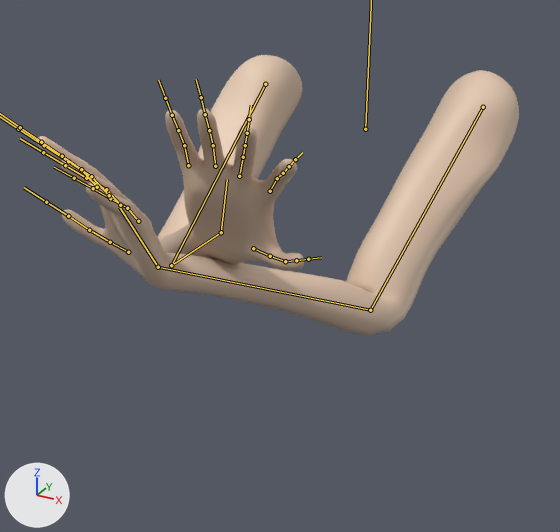
Two versions of the FBX model Progetto_SVG/Assets/Assets/Models/PlayerArms.fbx, one commit apart.
Camera for both pictures: a camera (50 mm lens) standing at (0.91, -2.21, 0.58) and looking at (-0.07, -0.42, -0.32). Every picture has the same lights, and +X, +Y and +Z are marked at lower left. Both versions are drawn at frame 65 of the action 'Armature|Shield'; the numbers are the values there. The bones that bend it are drawn over the model as lines.
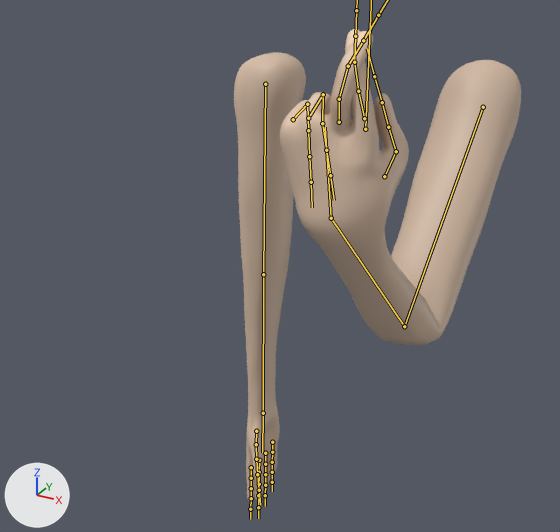
Location of each change, (x1, y1, x2, y2) in pixels of the pictures (560 x 532 px):
'Plane', posed (40% narrower, 68% taller)
    before: (37, 55, 519, 336)
    after: (234, 29, 521, 502)
bone 'Bicep.L', root to tip
    before: (483, 107) to (370, 310)
    after: (483, 107) to (404, 326)
bone 'Arm.L', root to tip
    before: (370, 310) to (158, 267)
    after: (404, 326) to (331, 218)
bone 'Hand.L', root to tip
    before: (158, 267) to (119, 207)
    after: (331, 218) to (325, 127)
bone 'Pinky1.L', root to tip
    before: (138, 221) to (127, 208)
    after: (293, 119) to (307, 104)
bone 'Pinky2.L', root to tip
    before: (127, 208) to (110, 198)
    after: (307, 104) to (308, 130)
bone 'Pinky3.L', root to tip
    before: (110, 198) to (93, 188)
    after: (308, 130) to (309, 156)
bone 'Ring1.L', root to tip
    before: (120, 205) to (106, 189)
    after: (308, 118) to (323, 94)
bone 'Ring2.L', root to tip
    before: (106, 189) to (86, 178)
    after: (323, 94) to (322, 123)
bone 'Ring3.L', root to tip
    before: (86, 178) to (65, 165)
    after: (322, 123) to (326, 150)
bone 'Middle1.L', root to tip
    before: (109, 195) to (91, 176)
    after: (339, 122) to (339, 99)
bone 'Middle2.L', root to tip
    before: (91, 176) to (68, 161)
    after: (339, 99) to (348, 66)
bone 'Middle3.L', root to tip
    before: (68, 161) to (44, 145)
    after: (348, 66) to (363, 40)
bone 'Index1.L', root to tip
    before: (97, 187) to (81, 169)
    after: (364, 118) to (358, 91)
bone 'Index3.L', root to tip
    before: (62, 156) to (41, 142)
    after: (354, 62) to (355, 36)
bone 'Thumb1.L', root to tip
    before: (128, 252) to (110, 242)
    after: (384, 176) to (396, 151)
bone 'Thumb2.L', root to tip
    before: (110, 242) to (89, 230)
    after: (396, 151) to (388, 127)
bone 'Thumb3.L', root to tip
    before: (89, 230) to (68, 216)
    after: (388, 127) to (382, 102)
bone 'Bicep.R', root to tip
    before: (265, 84) to (171, 265)
    after: (265, 84) to (263, 274)
bone 'Arm.R', root to tip
    before: (171, 265) to (221, 232)
    after: (263, 274) to (263, 413)
bone 'Hand.R', root to tip
    before: (221, 232) to (227, 179)
    after: (263, 413) to (262, 452)
bone 'Pinky1.R', root to tip
    before: (188, 165) to (184, 145)
    after: (272, 442) to (272, 452)
bone 'Pinky2.R', root to tip
    before: (184, 145) to (178, 130)
    after: (272, 452) to (272, 462)
bone 'Ring1.R', root to tip
    before: (215, 166) to (213, 145)
    after: (265, 453) to (265, 464)
bone 'Ring2.R', root to tip
    before: (213, 145) to (209, 130)
    after: (265, 464) to (265, 474)
bone 'Middle2.R', root to tip
    before: (243, 157) to (245, 145)
    after: (259, 472) to (259, 484)
bone 'Index1.R', root to tip
    before: (270, 191) to (277, 178)
    after: (251, 467) to (251, 478)
bone 'Index2.R', root to tip
    before: (277, 178) to (283, 173)
    after: (251, 478) to (251, 488)
bone 'Thumb1.R', root to tip
    before: (253, 248) to (270, 256)
    after: (256, 431) to (256, 444)
bone 'Thumb3.R', root to tip
    before: (285, 261) to (296, 260)
    after: (256, 459) to (257, 474)

What the commit changed:
Bone 'Bicep.L' (bone_bicep_l) turns from (69, 39, -47) to (-96, -134, 4) degrees about its own x, y and z.
Bone 'Arm.L' (bone_arm_l) turns from (64, 16, 73) to (1, 3, -91) degrees about its own x, y and z.
Bone 'Hand.L' (bone_hand_l) turns from (-17, 2, 40) to (0, -1, -38) degrees about its own x, y and z.
Bone 'Pinky1.L' (bone_pinky1_l) moves from (-0.01, -0.01, 0.0) to (0.01, 0.01, 0.02).
Bone 'Pinky1.L' (bone_pinky1_l) turns from (-14, 6, -11) to (9, -11, -72) degrees about its own x, y and z.
Bone 'Pinky2.L' (bone_pinky2_l) turns from (4, 1, -13) to (7, 12, -128) degrees about its own x, y and z.
Bone 'Pinky3.L' (bone_pinky3_l) turns from (0, 0, 0) to (-11, -29, 13) degrees about its own x, y and z.
Bone 'Ring1.L' (bone_ring1_l) moves from (0.0, 0.0, 0.0) to (-0.01, -0.01, -0.02).
Bone 'Ring1.L' (bone_ring1_l) turns from (-7, 2, -9) to (12, -11, -53) degrees about its own x, y and z.
Bone 'Ring2.L' (bone_ring2_l) turns from (3, 0, -14) to (0, -29, -138) degrees about its own x, y and z.
Bone 'Ring3.L' (bone_ring3_l) turns from (0, 0, 0) to (7, 15, 15) degrees about its own x, y and z.
Bone 'Middle1.L' (bone_middle1_l) moves from (0.0, 0.0, 0.0) to (0.0, -0.02, 0.01).
Bone 'Middle1.L' (bone_middle1_l) turns from (2, -2, -8) to (14, 12, 28) degrees about its own x, y and z.
Bone 'Middle2.L' (bone_middle2_l) turns from (2, -2, -14) to (11, -3, -35) degrees about its own x, y and z.
Bone 'Middle3.L' (bone_middle3_l) turns from (0, 0, 0) to (8, -17, -44) degrees about its own x, y and z.
Bone 'Index1.L' (bone_index1_l) moves from (0.0, 0.01, 0.0) to (0.0, 0.02, -0.01).
Bone 'Index1.L' (bone_index1_l) turns from (8, -2, -7) to (-12, 4, 0) degrees about its own x, y and z.
Bone 'Index3.L' (bone_index3_l) turns from (0, 0, 0) to (-3, -7, -24) degrees about its own x, y and z.
Bone 'Thumb1.L' (bone_thumb1_l) moves from (0.0, 0.0, 0.0) to (0.0, 0.11, -0.07).
Bone 'Thumb1.L' (bone_thumb1_l) turns from (13, 3, -1) to (-27, 13, -15) degrees about its own x, y and z.
Bone 'Thumb2.L' (bone_thumb2_l) turns from (-6, -3, 0) to (-30, 11, 19) degrees about its own x, y and z.
Bone 'Thumb3.L' (bone_thumb3_l) turns from (0, 0, 0) to (12, 29, 16) degrees about its own x, y and z.
Bone 'Bicep.R' (bone_bicep_r) turns from (91, -43, -5) to (0, 0, 91) degrees about its own x, y and z.
Bone 'Arm.R' (bone_arm_r) turns from (37, -7, -94) to (0, 0, -1) degrees about its own x, y and z.
Bone 'Hand.R' (bone_hand_r) turns from (-22, 3, -18) to (0, 0, 0) degrees about its own x, y and z.
Bone 'Pinky1.R' (bone_pinky1_r) moves from (0.0, -0.01, -0.01) to (0.0, 0.0, 0.0).
Bone 'Pinky1.R' (bone_pinky1_r) turns from (-15, -2, -6) to (0, 0, 0) degrees about its own x, y and z.
Bone 'Pinky2.R' (bone_pinky2_r) turns from (5, -2, 18) to (0, 0, 0) degrees about its own x, y and z.
Bone 'Ring1.R' (bone_ring1_r) moves from (0.01, 0.01, -0.01) to (0.0, 0.0, 0.0).
Bone 'Ring1.R' (bone_ring1_r) turns from (-10, -3, -4) to (0, 0, 0) degrees about its own x, y and z.
Bone 'Ring2.R' (bone_ring2_r) turns from (5, -2, 18) to (0, 0, 0) degrees about its own x, y and z.
Bone 'Middle2.R' (bone_middle2_r) turns from (5, 0, 18) to (0, 0, 0) degrees about its own x, y and z.
Bone 'Index1.R' (bone_index1_r) moves from (0.0, 0.01, 0.01) to (0.0, 0.0, 0.0).
Bone 'Index1.R' (bone_index1_r) turns from (11, -2, 5) to (0, 0, 0) degrees about its own x, y and z.
Bone 'Index2.R' (bone_index2_r) turns from (4, 3, 17) to (0, 0, 0) degrees about its own x, y and z.
Bone 'Thumb1.R' (bone_thumb1_r) turns from (17, -1, 3) to (0, 0, 0) degrees about its own x, y and z.
Bone 'Thumb3.R' (bone_thumb3_r) turns from (-11, -3, 0) to (0, 0, 0) degrees about its own x, y and z.
